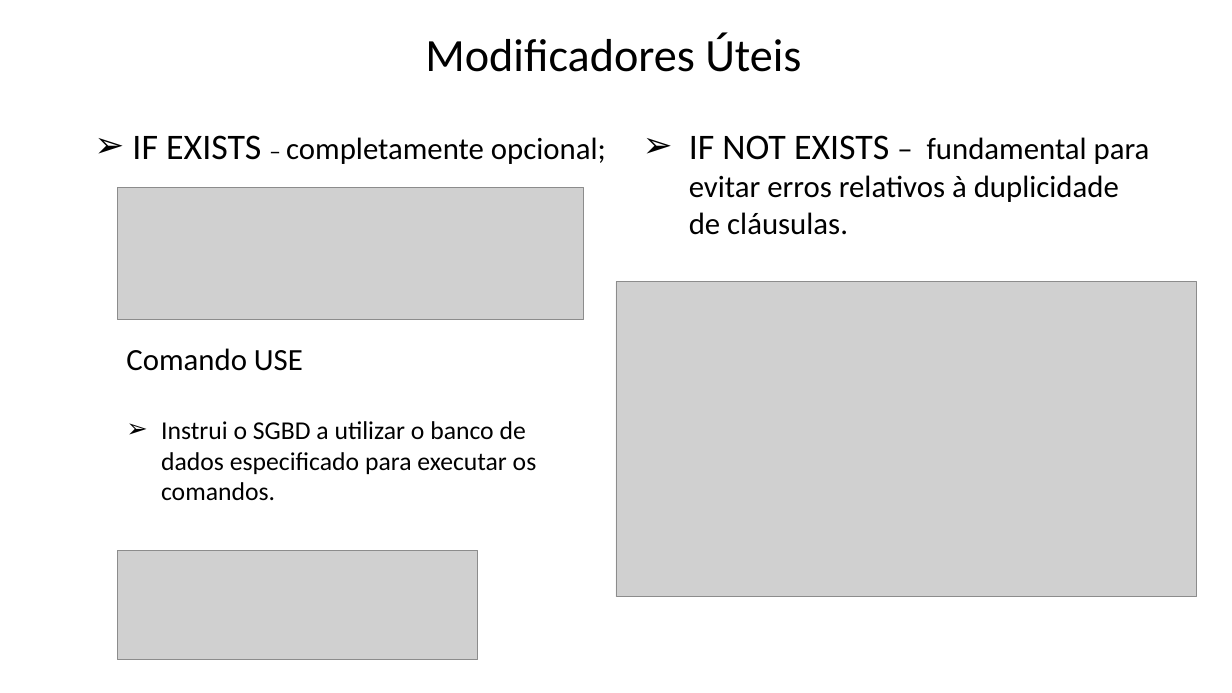
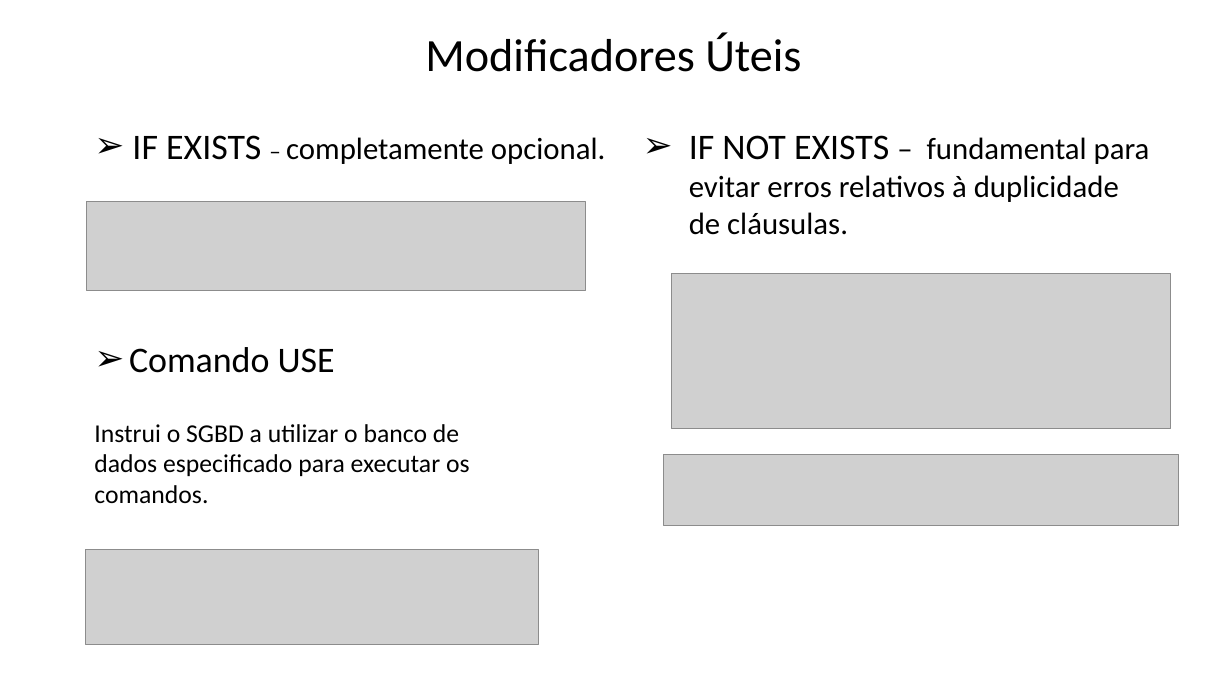
Before and after one commit to Felipe-Tagawa/C07-Monitoria, a slide deck: slide 9 of Aula 5/ComandosDDL.pptx. Drawn at 1232x693 pixels with LibreOffice and Linux fonts; fonts in the diff are those of the drawing; grey boxes stand for pictures; background and template pictures are left out. Boxes give left, top, right and bottom in pixels: in the first picture for what was removed or moved away, otherwise in the second. Text is boxed around its words. In the diff, an @@ line names an element or a change of style, - is before the commit and + after.

```diff
--- a/Aula 5/ComandosDDL.pptx
+++ b/Aula 5/ComandosDDL.pptx
@@ text at (132, 135, 605, 164): text changed @@
-➢ IF EXISTS – completamente opcional;
+➢ IF EXISTS – completamente opcional.
@@ picture: place and size @@
-picture at (117, 188, 584, 321)
+picture at (87, 202, 586, 291)
@@ picture removed at (616, 282, 1198, 597) @@
@@ picture added at (672, 274, 1171, 429) @@
@@ text "Comando USE": place and size @@
-text "Comando USE" at (126, 348, 537, 501)
+text "Comando USE" at (94, 347, 470, 504)
@@ text "Comando USE" at (94, 347, 470, 504): size 24 to 28 pt in "Comando USE"; bullet none to ➢; bullet ➢ to none @@
@@ picture added at (664, 455, 1179, 526) @@
@@ picture: place and size @@
-picture at (117, 550, 478, 660)
+picture at (85, 550, 538, 644)
```
Also in this commit, not shown: 5 other slides changed, 4 slides added, 8 other files.
